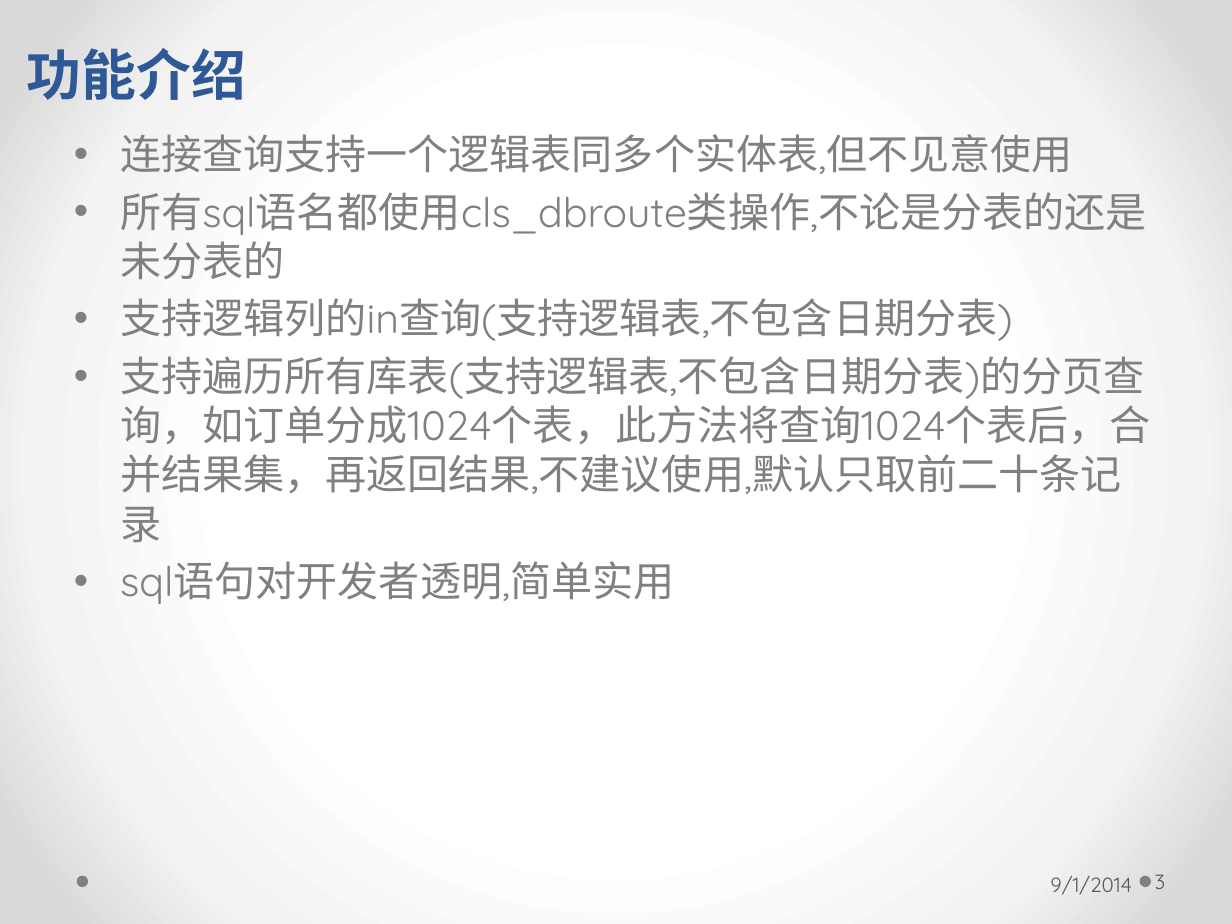
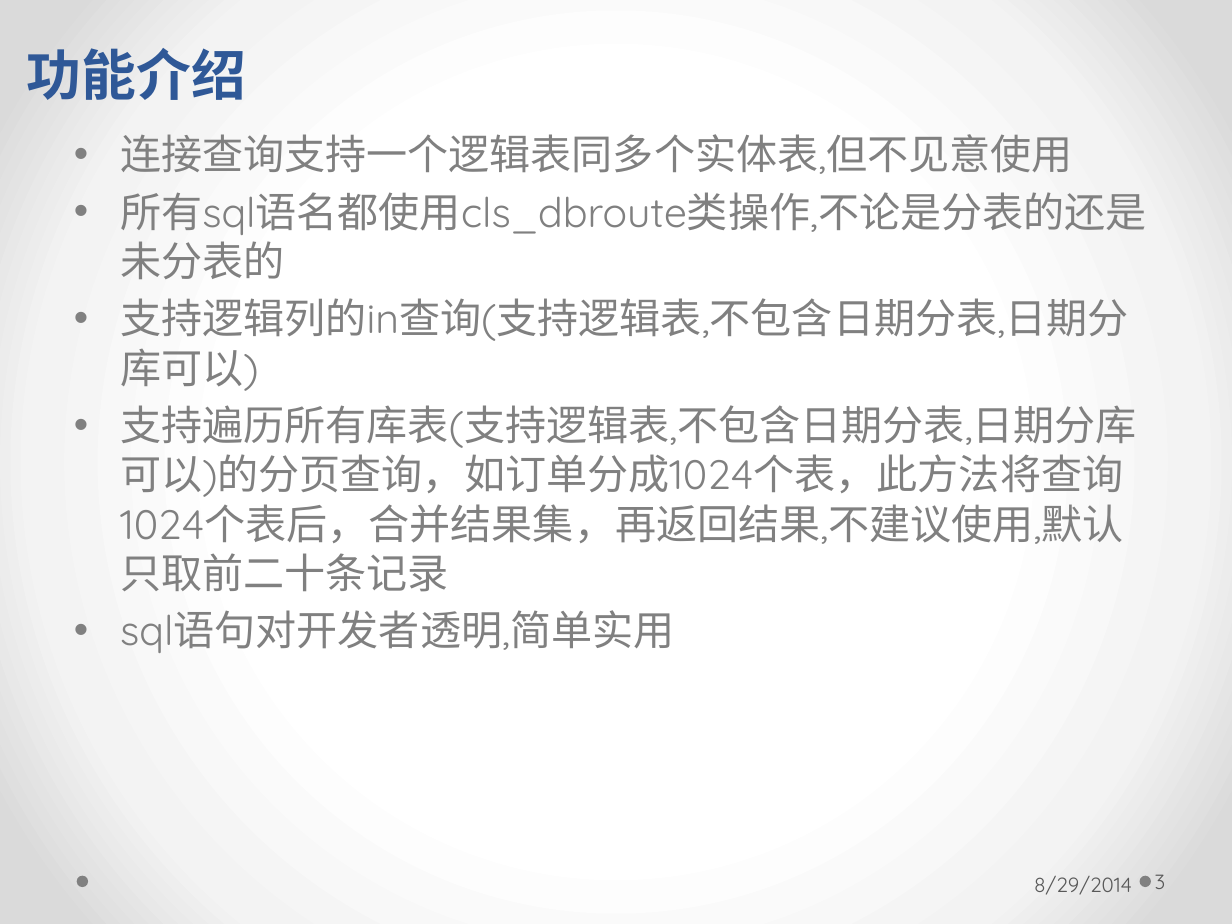
Before and after one commit to longhaisheng/dbroute, a slide deck: slide 3 of dbroute.pptx. Drawn at 1232x924 pixels with LibreOffice and Linux fonts; fonts in the diff are those of the drawing. Boxes give left, top, right and bottom in pixels: in the first picture for what was removed or moved away, otherwise in the second. Text is boxed around its words. In the diff, an @@ line names an element or a change of style, - is before the commit and + after.

```diff
--- a/dbroute.pptx
+++ b/dbroute.pptx
@@ text at (x1=120, y1=298, x2=1137, y2=592): text changed @@
-• 支持逻辑列的in查询(支持逻辑表,不包含日期分表)
-• 支持遍历所有库表(支持逻辑表,不包含日期分表)的分页查询，如订单分成1024个表，此方法将查询1024个表后，合并结果集，再返回结果,不建议使用,默认只取前二十条记录
+• 支持逻辑列的in查询(支持逻辑表,不包含日期分表,日期分库可以)
+• 支持遍历所有库表(支持逻辑表,不包含日期分表,日期分库可以)的分页查询，如订单分成1024个表，此方法将查询1024个表后，合并结果集，再返回结果,不建议使用,默认只取前二十条记录
@@ text at (x1=1034, y1=876, x2=1132, y2=895): text changed @@
-9/1/2014
+8/29/2014
```
Also in this commit, not shown: 26 other slides changed.
